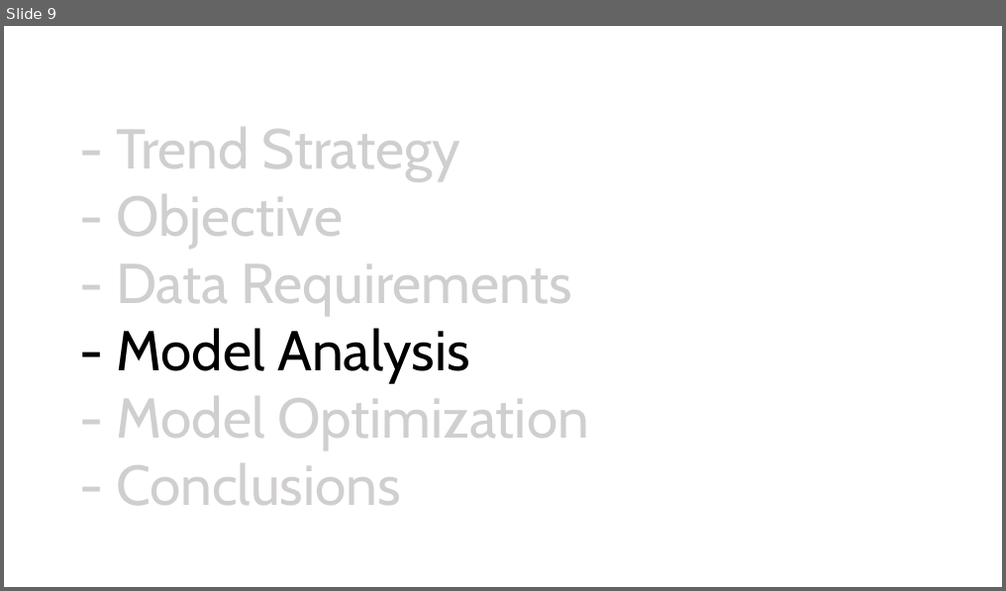
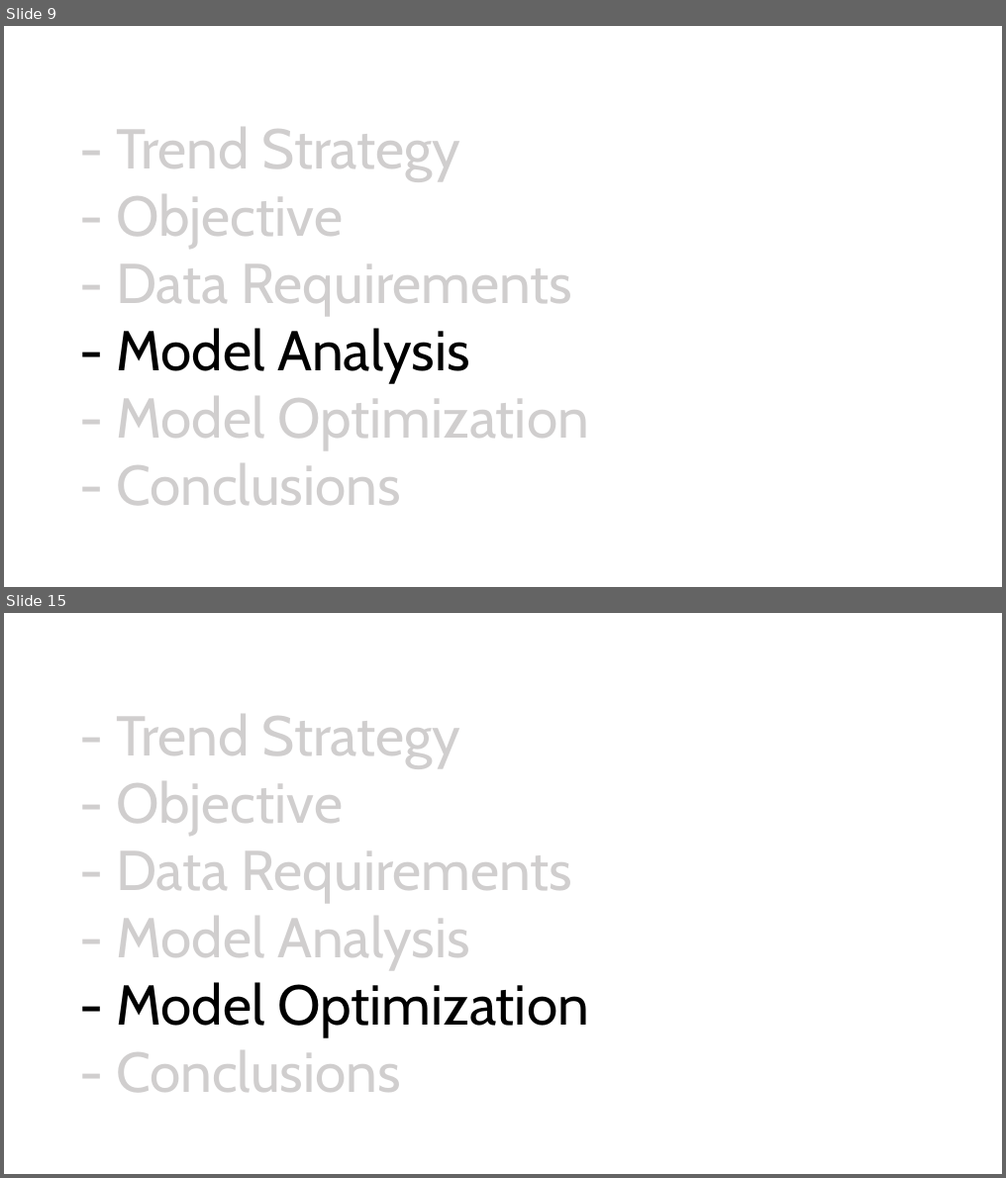
Before and after one commit to christian-ruiz/comp-642, a slide deck: final_project/Analysis of Common Trend Strategies Using ML - Christian Ruiz.pptx. Shown one above the other, each under a label of ours: slide 9 before the commit, slides 9 and 15 after it; the slides between them are not shown. The pictures are 1006x591 and 1006x1178 pixels, drawn with LibreOffice and Linux fonts; fonts in the diff are those of the drawing. Boxes give left, top, right and bottom in pixels: in the first picture for what was removed or moved away, otherwise in the second. Text is boxed around its words. In the diff, an @@ line names an element or a change of style, - is before the commit and + after.

```diff
--- a/final_project/Analysis of Common Trend Strategies Using ML - Christian Ruiz.pptx
+++ b/final_project/Analysis of Common Trend Strategies Using ML - Christian Ruiz.pptx
@@ slide 15 added at (4,613,1002,1174), background #FFFFFF @@
@@ title added at (116,714,589,1092), 54 pt, text #D0CECE @@
+- Trend Strategy
+- Objective
+- Data Requirements
+- Model Analysis
+- Model Optimization
+- Conclusions
```
Also in this commit, not shown: 2 slides changed, 5 other slides added, 2 other files.
